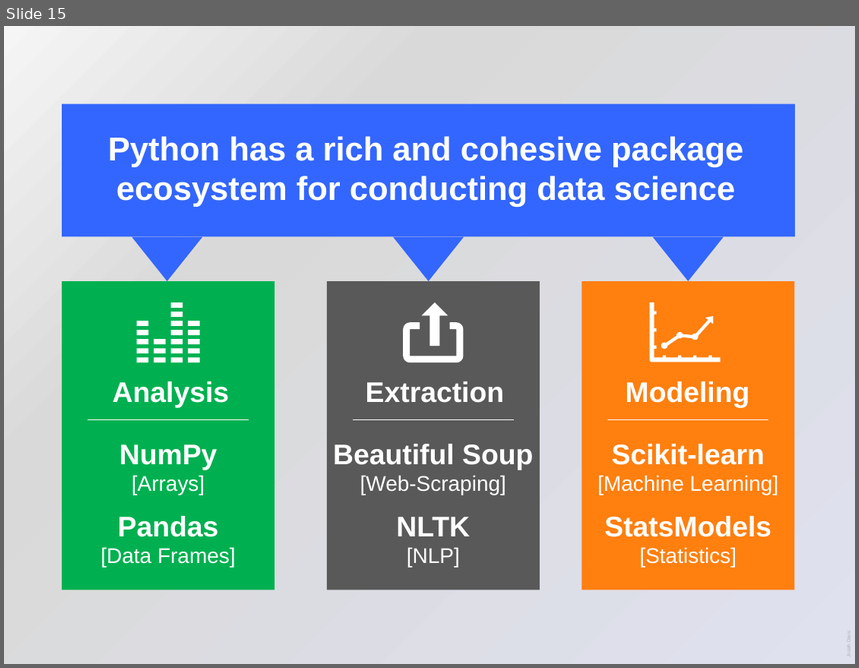
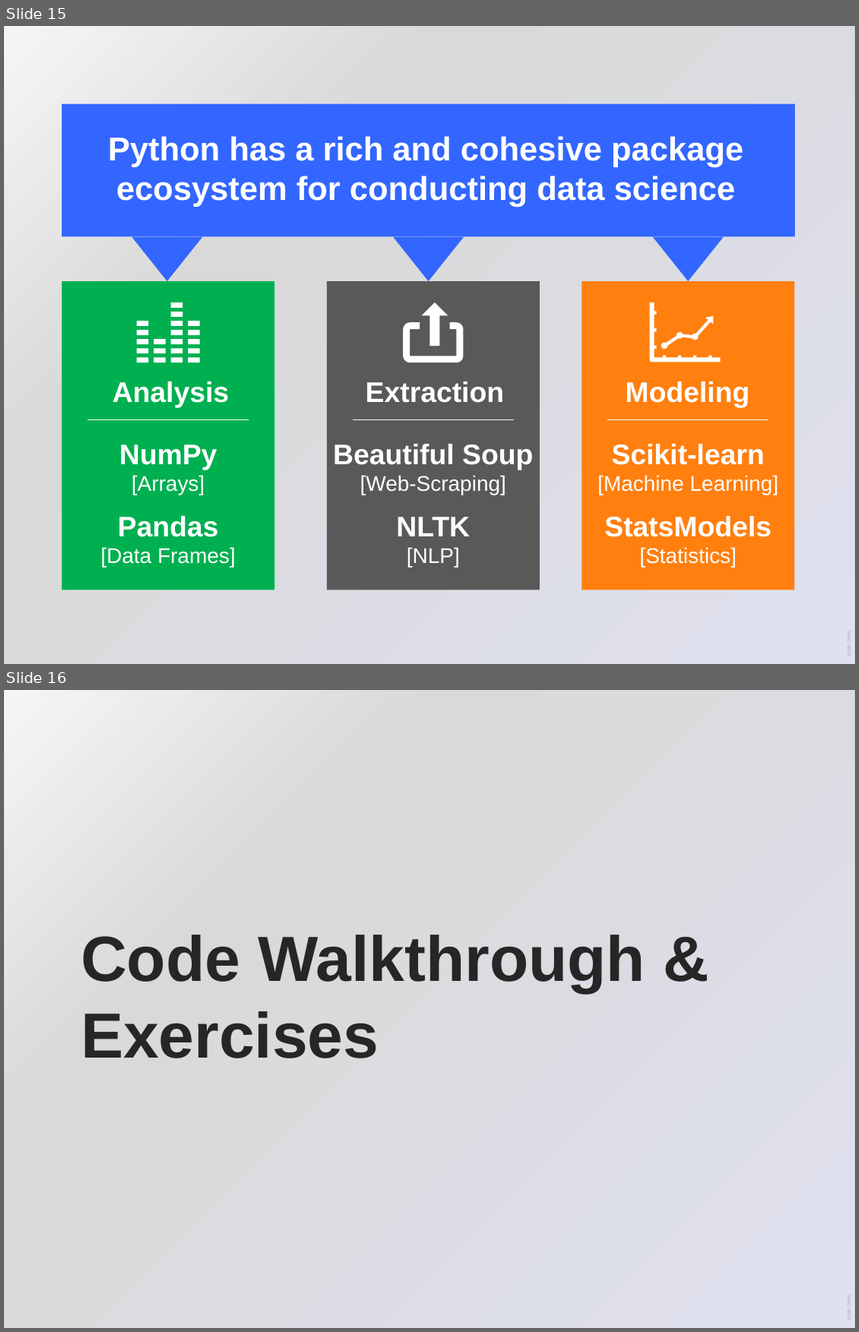
Before and after one commit to josiahdavis/python_data_analysis, a slide deck: python_data_analysis.pptx. Shown one above the other, each under a label of ours: slide 15 before the commit, slides 15 and 16 after it. The pictures are 859x668 and 859x1332 pixels, drawn with LibreOffice and Linux fonts; fonts in the diff are those of the drawing. Boxes give left, top, right and bottom in pixels: in the first picture for what was removed or moved away, otherwise in the second. Text is boxed around its words. In the diff, an @@ line names an element or a change of style, - is before the commit and + after.

```diff
--- a/python_data_analysis.pptx
+++ b/python_data_analysis.pptx
@@ slide 16 added at (4, 690, 855, 1328), background gradient #F5F5F5 to #D9D9D9 to #E0E1EF; not listed: 1 template element that a slide beside it also shows @@
@@ text added at (81, 935, 645, 1059), 54 pt, text #262626, bold @@
+Code Walkthrough & Exercises
```
Also in this commit, not shown: 1 slide changed, 2 other slides added, 1 slide removed.
